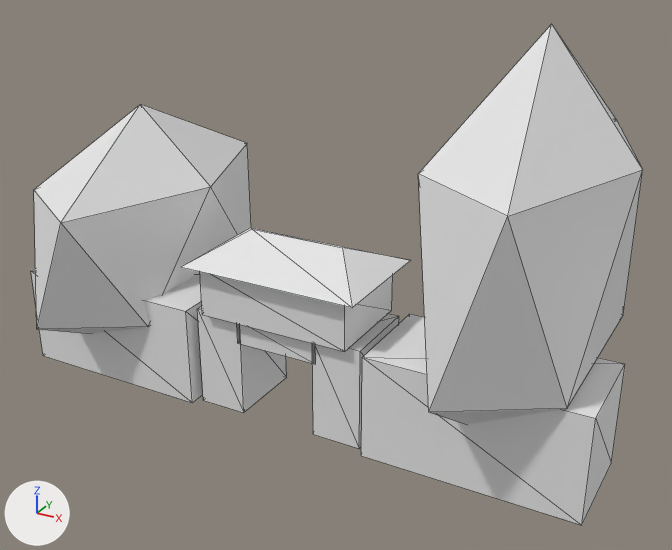
A saved change to the glTF model public/map3d/models/pass-lod2.glb.
Before and after are seen from a 50 mm lens placed at (0.682, -1.115, 0.802), pointed at (0.045, 0.043, 0.222). Lighting does not change. The marker at lower left points along +X, +Y and +Z. The older version comes first. Mesh edges are drawn as thin lines. Where no turn or scale is listed for an object, it has been applied to the vertices. Vertices at exactly the same position are counted once.

The first picture shows 'plaster', 'rock', 'roof', 'stone'.
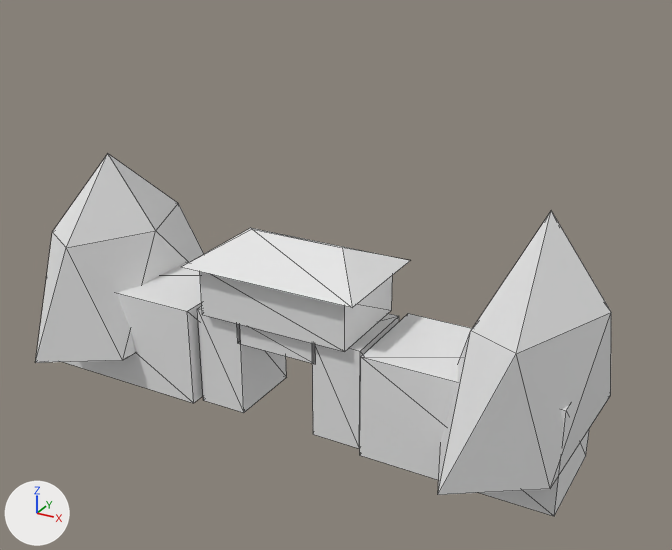
Commit message: INT-27 AC-INT-27 Model irregular pass cliffs

Where the newer file only moved an object's origin or applied its transform, the numbers keep the older frame.

Changed parts and their boxes (x1, y1, x2, y2) in the pictures (672 x 550 px; the box of a moved part takes in the faces that stretch with it):
'rock', reshaped, moved, rescaled (15% shorter): before (34, 24, 643, 424); after (36, 154, 611, 495)
'stone', reshaped (12% narrower): before (31, 268, 625, 525); after (64, 262, 589, 516)
part 1 of me_icosphere, moved or reshaped: before (34, 104, 251, 334); after (36, 154, 204, 363)
part 2 of me_icosphere, moved or reshaped: before (418, 24, 643, 424); after (438, 211, 611, 495)
part 3 of me_cube, moved or reshaped: before (31, 268, 203, 403); after (64, 262, 203, 403)
part 4 of me_cube, moved or reshaped: before (361, 314, 625, 525); after (360, 313, 589, 516)

The change in detail:
me_icosphere is used by ob_rock; location (-0.34, 0.07, 0.22); scale (0.15, 0.29, 0.22).
me_icosphere had 24 vertices, 40 faces and spanned x -0.89..5.43, y -0.85..0.85, z -1.0..1.82.
me_icosphere now has 24 vertices, 40 faces and spans x -0.46..0.47, y -0.19..0.25, z 0.0..0.39.
Part 1, on me_icosphere:
Vertex 0 of me_icosphere moves from (0.0, 0.0, -1.0) to (-0.35, 0.02, 0.0).
Vertex 1 of me_icosphere moves from (0.72, -0.53, -0.45) at pixel (148, 326) to (-0.27, -0.11, 0.06) at pixel (122, 360).
Vertex 2 of me_icosphere moves from (-0.28, -0.85, -0.45) at pixel (36, 329) to (-0.39, -0.18, 0.06) at pixel (35, 362).
Vertex 3 of me_icosphere moves from (-0.89, 0.0, -0.45) to (-0.46, 0.02, 0.05).
Vertex 4 of me_icosphere moves from (-0.28, 0.85, -0.45) to (-0.39, 0.23, 0.05).
Vertex 5 of me_icosphere moves from (0.72, 0.53, -0.45) to (-0.26, 0.17, 0.06).
Vertex 6 of me_icosphere moves from (0.28, -0.85, 0.45) at pixel (60, 222) to (-0.34, -0.13, 0.25) at pixel (66, 247).
Vertex 7 of me_icosphere moves from (-0.72, -0.53, 0.45) at pixel (33, 189) to (-0.43, -0.07, 0.24) at pixel (52, 231).
Vertex 8 of me_icosphere moves from (-0.72, 0.53, 0.45) to (-0.43, 0.12, 0.24).
Vertex 9 of me_icosphere moves from (0.28, 0.85, 0.45) at pixel (247, 143) to (-0.35, 0.16, 0.24) at pixel (178, 203).
Vertex 10 of me_icosphere moves from (0.89, 0.0, 0.45) at pixel (210, 186) to (-0.29, 0.02, 0.24) at pixel (155, 230).
Vertex 11 of me_icosphere moves from (0.0, 0.0, 1.0) at pixel (140, 104) to (-0.38, 0.02, 0.36) at pixel (107, 153).
Part 2, on me_icosphere:
Vertex 12 of me_icosphere moves from (4.53, 0.0, -1.0) to (0.35, 0.02, 0.0).
Vertex 13 of me_icosphere moves from (5.26, -0.53, -0.22) at pixel (567, 408) to (0.44, -0.11, 0.06) at pixel (550, 488).
Vertex 14 of me_icosphere moves from (4.26, -0.85, -0.22) at pixel (428, 412) to (0.32, -0.19, 0.06) at pixel (437, 494).
Vertex 15 of me_icosphere moves from (3.64, 0.0, -0.22) to (0.24, 0.02, 0.06).
Vertex 16 of me_icosphere moves from (4.26, 0.85, -0.22) to (0.32, 0.25, 0.06).
Vertex 17 of me_icosphere moves from (5.26, 0.53, -0.22) at pixel (623, 315) to (0.46, 0.16, 0.06) at pixel (610, 395).
Vertex 18 of me_icosphere moves from (4.81, -0.85, 1.04) at pixel (507, 216) to (0.4, -0.15, 0.27) at pixel (516, 353).
Vertex 19 of me_icosphere moves from (3.81, -0.53, 1.04) at pixel (418, 173) to (0.31, -0.07, 0.24) at pixel (470, 330).
Vertex 20 of me_icosphere moves from (3.81, 0.53, 1.04) to (0.31, 0.11, 0.24).
Vertex 21 of me_icosphere moves from (4.81, 0.85, 1.04) at pixel (615, 118) to (0.39, 0.17, 0.25).
Vertex 22 of me_icosphere moves from (5.43, 0.0, 1.04) at pixel (642, 169) to (0.47, 0.02, 0.27) at pixel (611, 312).
Vertex 23 of me_icosphere moves from (4.53, 0.0, 1.82) at pixel (551, 23) to (0.38, 0.02, 0.39) at pixel (551, 210).
me_cube is used by ob_stone; location (-0.32, 0.0, 0.083).
me_cube had 40 vertices, 60 faces and spanned x -0.165..0.805, y -0.08..0.08, z -0.083..0.083.
me_cube now has 40 vertices, 60 faces and spans x -0.128..0.767, y -0.08..0.08, z -0.083..0.083.
me_cube part 3: the loose piece of 8 vertices spanning x -0.165..0.165, y -0.08..0.08, z -0.083..0.083 is scaled about its middle by (0.894, 1, 1), then moved by (0.02, 0.0, 0.0).
me_cube part 4: the loose piece of 8 vertices spanning x 0.475..0.805, y -0.08..0.08, z -0.083..0.083 is scaled about its middle by (0.894, 1, 1), then moved by (-0.02, 0.0, 0.0).
Object 'rock' (ob_rock) is rescaled from (0.15, 0.29, 0.22) to (1.0, 1.0, 1.0).
Object 'rock' (ob_rock) moves from (-0.34, 0.07, 0.22) to (0.0, 0.0, 0.0).
